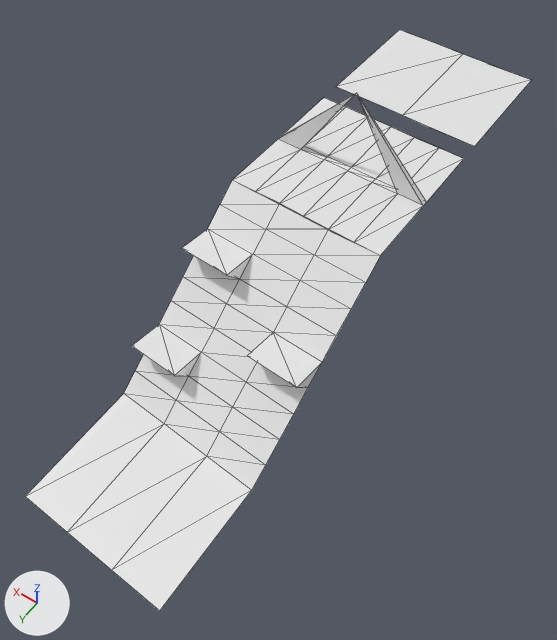
The glTF model public/assets/models/world/Level4World.glb, before and after one commit.
One viewpoint serves both versions: a 50 mm camera at (-62.3, 30.9, 143.7) aimed at (-4.3, -50.4, 15.9). The axes (+X, +Y, +Z) are drawn at lower left. The lights are the same throughout. Mesh edges are drawn as thin lines. Vertices at the same position are counted once.

In view in the first picture: 'Floor'.
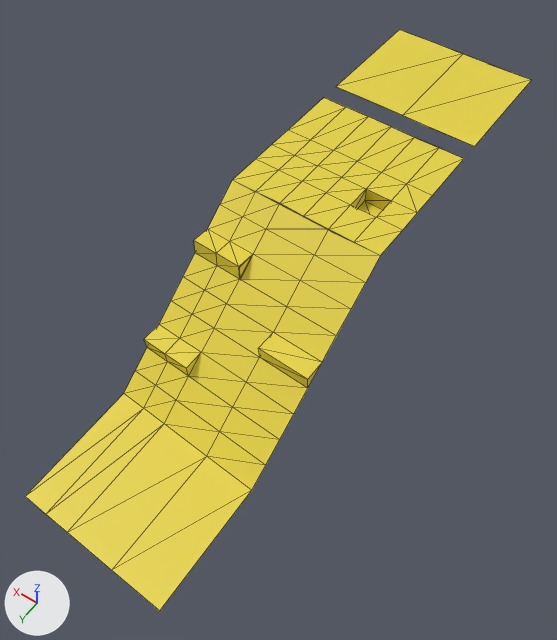
The edits, one by one:
Material 'Verde' (mat_verde) is new.
Its base color is (0.801, 0.654, 0.0548) (yellow #e7d342).
me_floor is used by ob_floor; location (0.0, 0.0, 0.0).
me_floor had 97 vertices, 149 faces and spanned x -19.0..18.7, y -134.3..6.8, z 0.1..52.5.
me_floor now has 123 vertices, 195 faces and spans x -19.0..18.7, y -134.3..6.8, z 0.1..33.3.
Part 1, on me_floor:
12 vertices are removed from x -19.0..18.6, y -82.2..-28.7, z 12.1..52.5.
63 faces are deleted.
9 vertices move from x -12.9..18.1, y -82.2..-47.1, z 26.8..33.3 to x -12.9..18.0, y -84.8..-50.9, z 26.1..33.3.
13 vertices are added at x -19.0..17.6, y -84.8..-50.5, z 22.1..33.3.
5 new vertices lie (0.0, 6.3, 0.0) away from vertices in x -12.9..11.5, y -82.2, z 33.3.
5 new vertices lie (-6.1, 0.1, 0.0) away from vertices in x -12.9..17.7, y -82.2..-59.8, z 29.6..33.3.
5 new vertices lie (-6.1, 0.3, 0.0) away from vertices in x 18.2..18.7, y -42.0..-24.1, z 0.1..14.8.
5 new vertices lie (0.0, 5.0, 0.0) away from vertices in x -18.6..18.3, y -45.6..-37.0, z 11.1..18.5.
5 new vertices lie (-6.1, 0.2, 0.0) away from vertices in x 17.8..18.2, y -55.4..5.4, z 0.1..26.8.
109 new faces join them.
me_floor part 2: 86 faces spanning x -19.0..18.0, y -134.3..6.8, z 0.1..33.3 switch from mat_material (white #e7e7e7) to mat_verde (yellow #e7d342).

Boxes [x1, y1, x2, y2] around the edits, measured in the pictures (557 x 640 px):
part 1 of me_floor, built on
    before: [25, 94, 463, 532]
    after: [25, 98, 463, 532]
part 2 of me_floor, recoloured (white to yellow)
    both: [68, 30, 531, 611]
